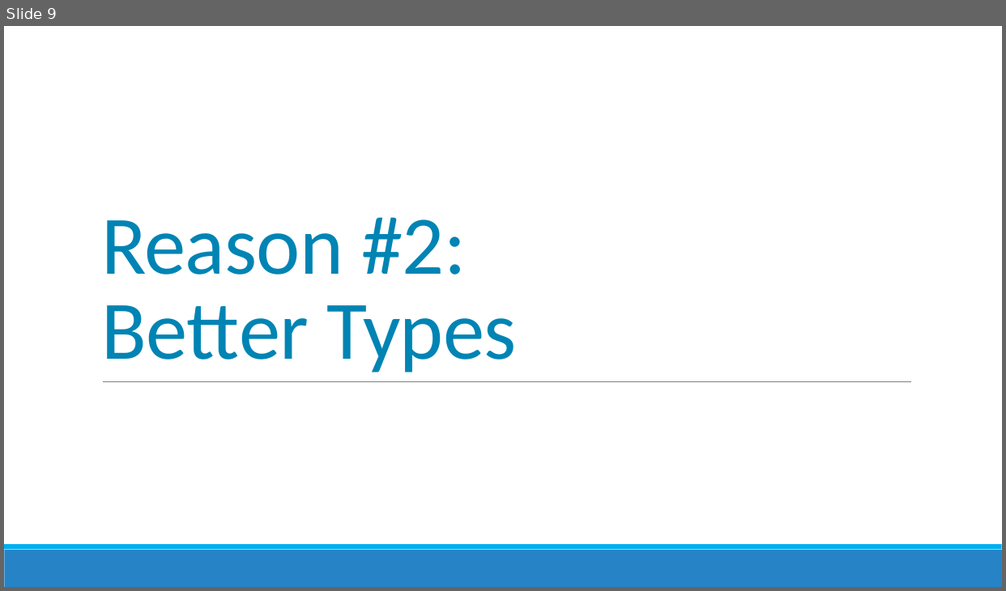
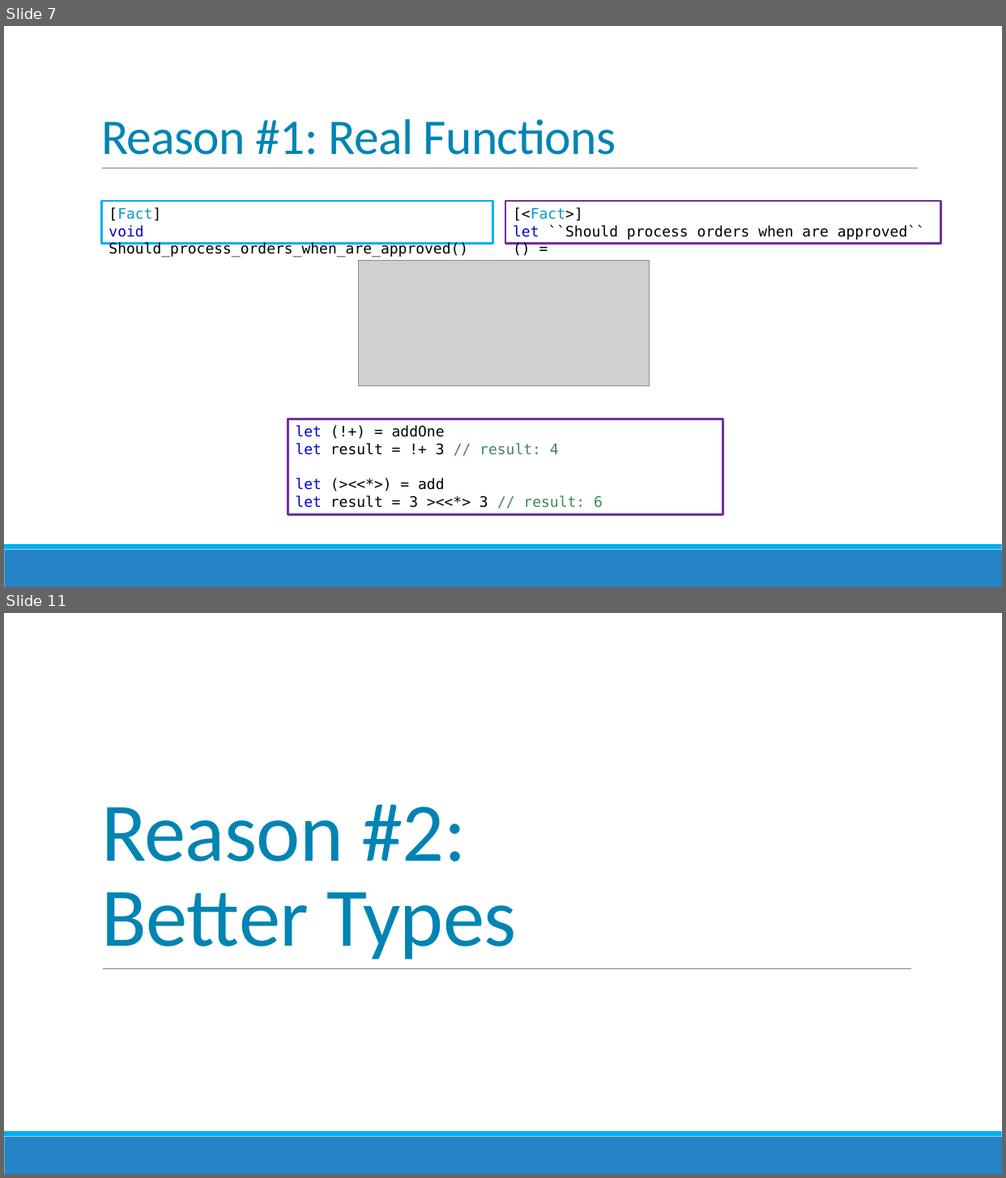
Before and after one commit to jorgef/fivereasons, a slide deck: FiveReasons.pptx. Shown one above the other, each under a label of ours: slide 9 before the commit, slides 7 and 11 after it; the slides between them are not shown. The pictures are 1006x591 and 1006x1178 pixels, drawn with LibreOffice and Linux fonts; fonts in the diff are those of the drawing; grey boxes stand for pictures. Boxes give left, top, right and bottom in pixels: in the first picture for what was removed or moved away, otherwise in the second. Text is boxed around its words. In the diff, an @@ line names an element or a change of style, - is before the commit and + after.

```diff
--- a/FiveReasons.pptx
+++ b/FiveReasons.pptx
@@ slide 7 added at (4, 26, 1002, 587), background #FFFFFF; not listed: 2 template elements that a slide beside it also shows @@
@@ title added at (101, 119, 616, 155), 48 pt, text #0084B4 @@
+Reason #1: Real Functions
@@ line added from (102, 169) to (918, 169), #808080 0.5 pt @@
@@ rectangle added at (101, 201, 493, 244), fill #FFFFFF, outline #00B0F0 2 pt, 14 pt, text #000000 @@
+[Fact]
+void Should_process_orders_when_are_approved()
@@ rectangle added at (505, 201, 940, 244), fill #FFFFFF, outline #7030A0 2 pt, 14 pt, text #000000 @@
+[<Fact>]
+let ``Should process orders when are approved`` () =
@@ picture added at (359, 260, 650, 386) @@
@@ rectangle added at (288, 419, 722, 515), fill #FFFFFF, outline #7030A0 2 pt, 14 pt, text #000000 @@
+let (!+) = addOne
+let result = !+ 3 // result: 4
+let (><<*>) = add
+let result = 3 ><<*> 3 // result: 6
@@ what was slide 9 is now slide 11 @@
```
Also in this commit, not shown: 15 slides changed, 2 other slides added, 5 other files.
